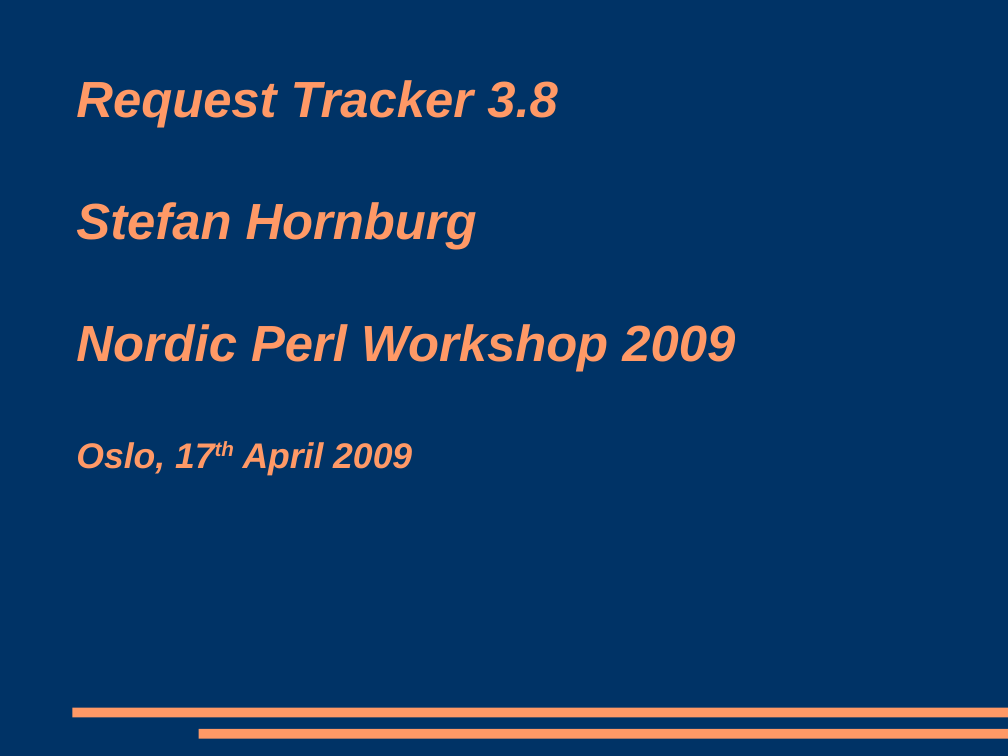
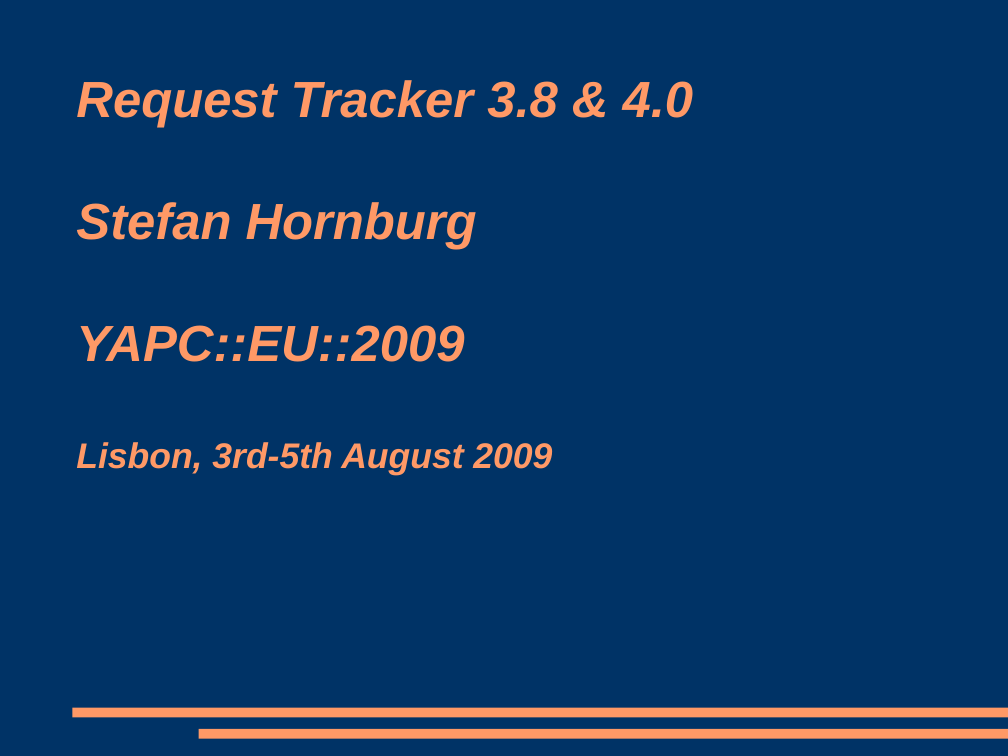
Before and after one commit to racke/Presentations, a slide deck: slide 1 of yapc2009/rt38.odp. Drawn at 1008x756 pixels with LibreOffice and Linux fonts; fonts in the diff are those of the drawing. Boxes give left, top, right and bottom in pixels: in the first picture for what was removed or moved away, otherwise in the second. Text is boxed around its words. In the diff, an @@ line names an element or a change of style, - is before the commit and + after.

Commit message:
change title, place and date

```diff
--- a/yapc2009/rt38.odp
+++ b/yapc2009/rt38.odp
@@ title at [76, 80, 694, 475]: text changed @@
-Request Tracker 3.8
-Stefan Hornburg
-Nordic Perl Workshop 2009
-Oslo, 17th April 2009
+Request Tracker 3.8 & 4.0
+Stefan Hornburg
+YAPC::EU::2009
+Lisbon, 3rd-5th August 2009
```
